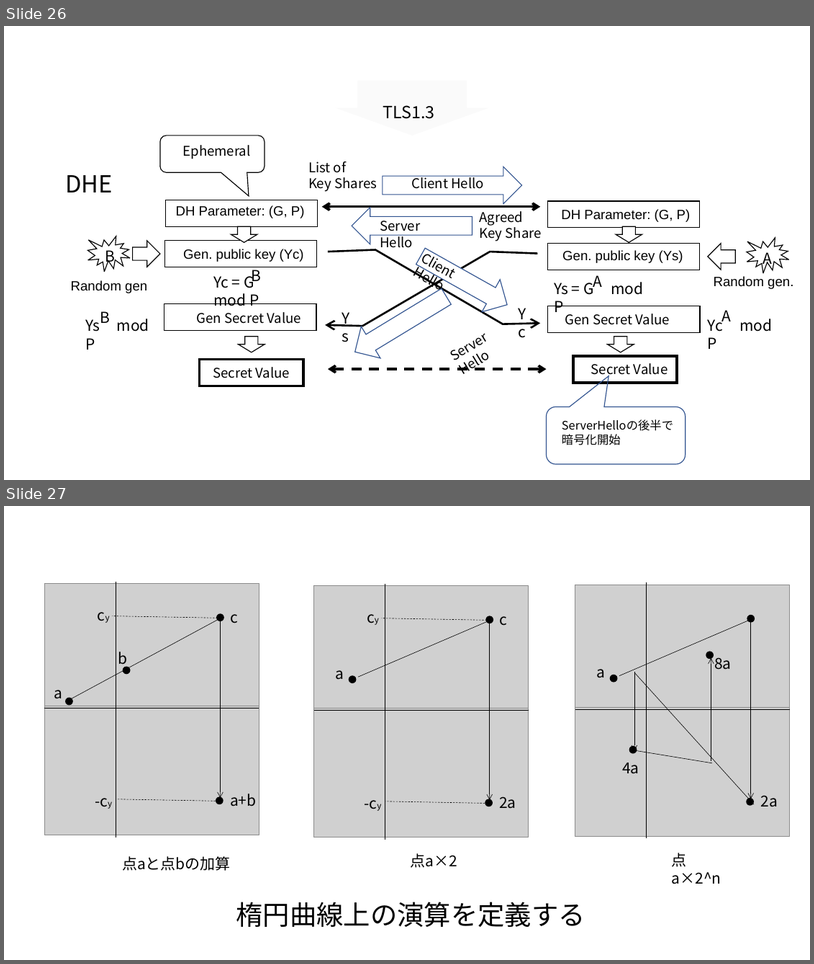
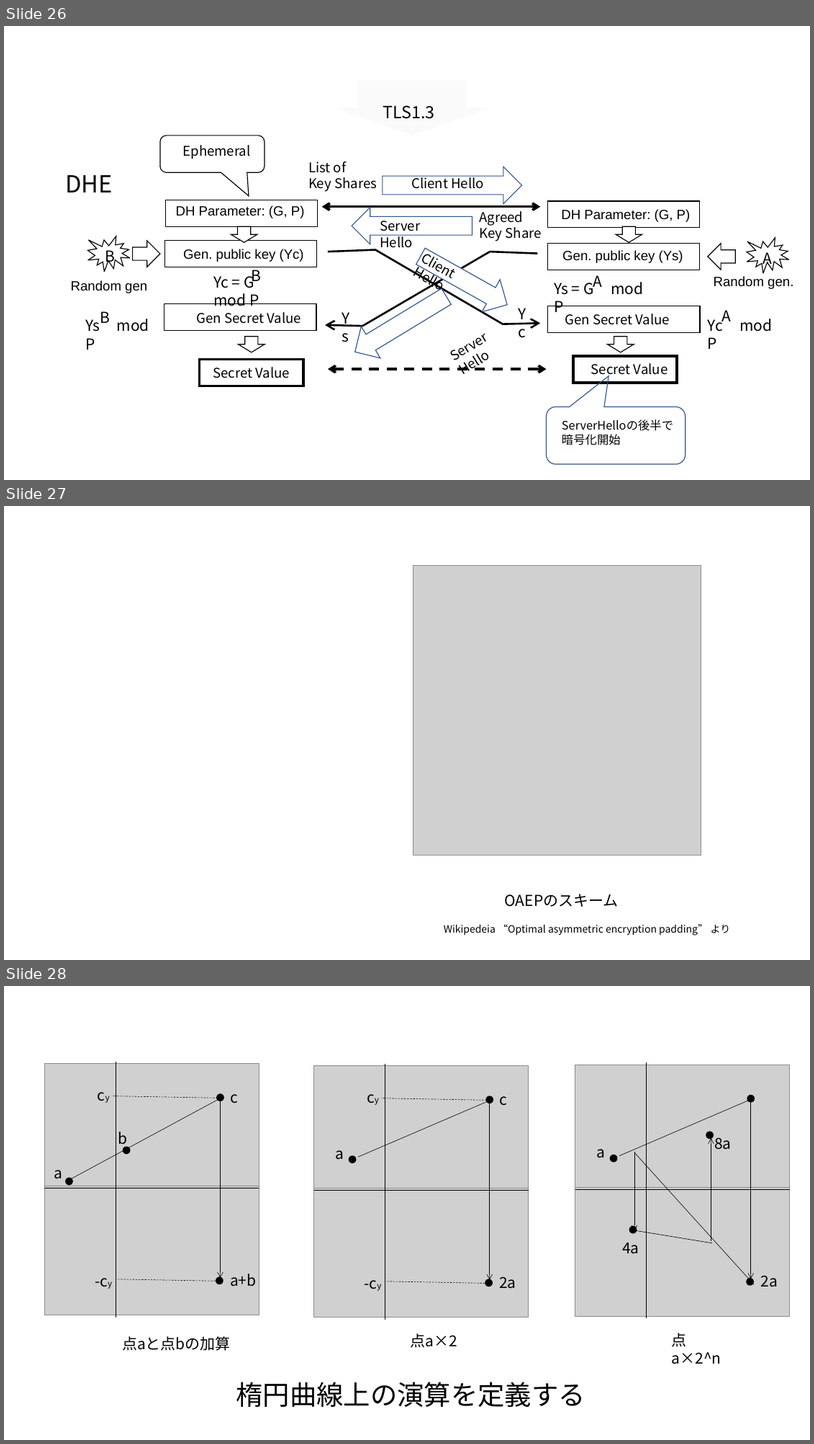
Before and after one commit to kojo1/TLSbook-en, a slide deck: Part1.Technology/Chapter3.Algorithm/Algorithm-fig-jp.pptx. Shown one above the other, each under a label of ours: slides 26 and 27 before the commit, slides 26, 27 and 28 after it. The pictures are 814x964 and 814x1444 pixels, drawn with LibreOffice and Linux fonts; fonts in the diff are those of the drawing; grey boxes stand for pictures. Boxes give left, top, right and bottom in pixels: in the first picture for what was removed or moved away, otherwise in the second. Text is boxed around its words. In the diff, an @@ line names an element or a change of style, - is before the commit and + after.

```diff
--- a/Part1.Technology/Chapter3.Algorithm/Algorithm-fig-jp.pptx
+++ b/Part1.Technology/Chapter3.Algorithm/Algorithm-fig-jp.pptx
@@ slide 27 added at [4, 506, 810, 960], background #FFFFFF @@
@@ picture added at [414, 565, 702, 855] @@
@@ text added at [505, 893, 619, 906], 18 pt, text #000000 @@
+OAEPのスキーム
@@ text added at [444, 924, 731, 935], 12 pt, text #000000 @@
+Wikipedeia “Optimal asymmetric encryption padding” より
@@ what was slide 27 is now slide 28 @@
```
Also in this commit, not shown: 2 other files.
